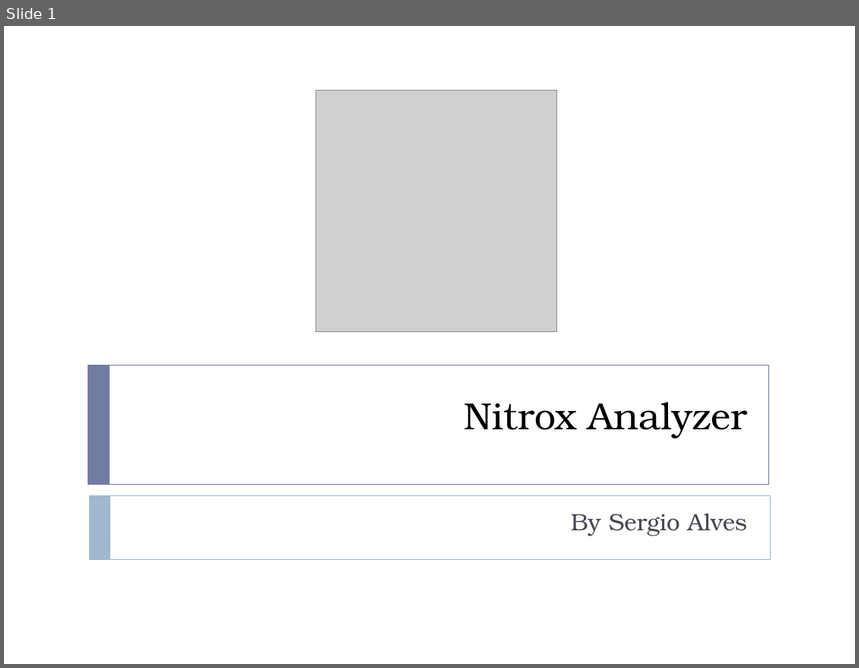
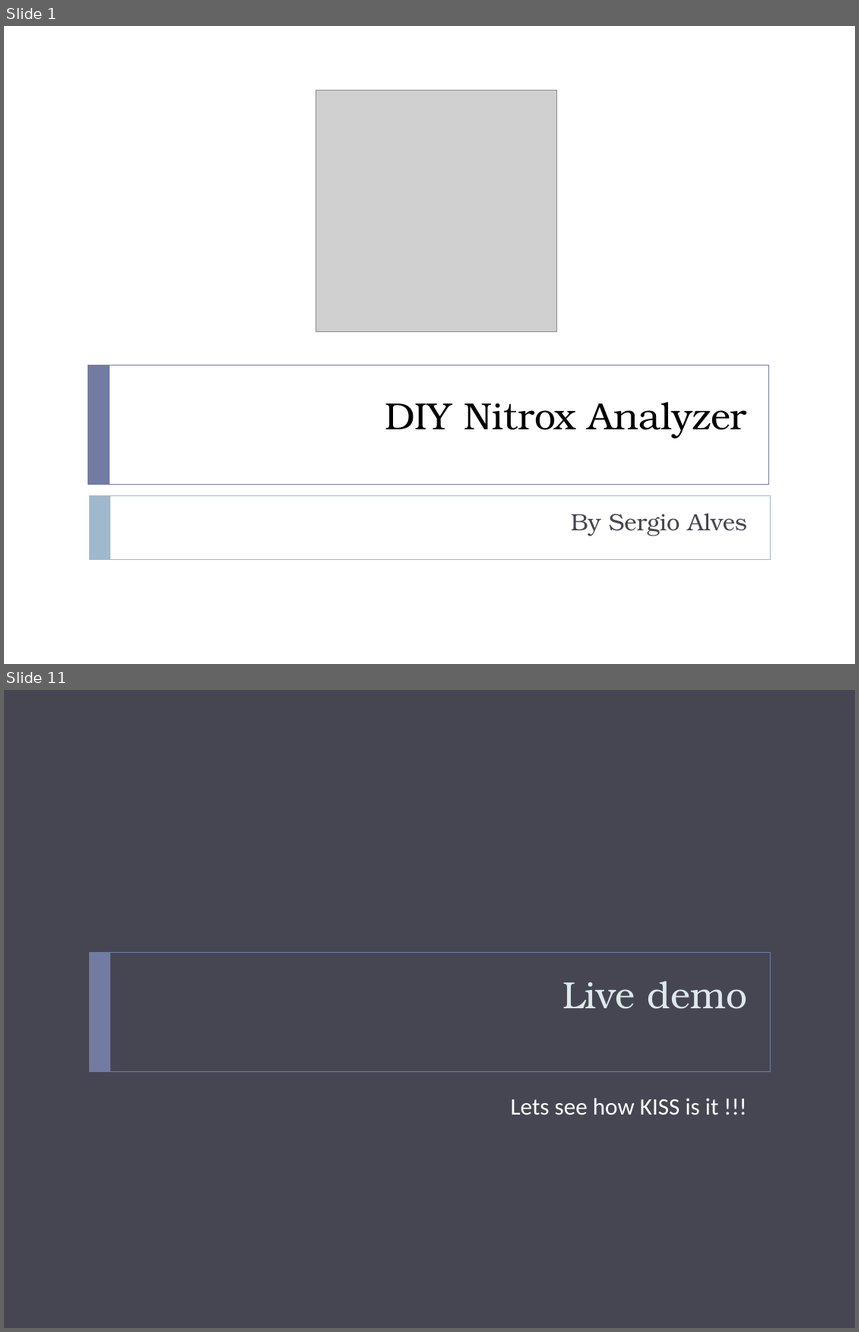
Before and after one commit to sergio-alves/NitroxAnalyzer, a slide deck: docs/nitrox-analyzer.pptx. Shown one above the other, each under a label of ours: slide 1 before the commit, slides 1 and 11 after it; the slides between them are not shown. The pictures are 859x668 and 859x1332 pixels, drawn with LibreOffice and Linux fonts; fonts in the diff are those of the drawing; grey boxes stand for pictures. Boxes give left, top, right and bottom in pixels: in the first picture for what was removed or moved away, otherwise in the second. Text is boxed around its words. In the diff, an @@ line names an element or a change of style, - is before the commit and + after.

```diff
--- a/docs/nitrox-analyzer.pptx
+++ b/docs/nitrox-analyzer.pptx
@@ slide 11 added at box(4, 690, 855, 1328), background #464653 @@
@@ rectangle added at box(89, 952, 770, 1072), outline #727CA3 0.5 pt @@
@@ rectangle added at box(89, 952, 110, 1072), fill #727CA3 @@
@@ title added at box(563, 981, 747, 1009), 32 pt, text #DDE9EC @@
+Live demo
@@ text added at box(511, 1098, 719, 1115), 20 pt, text #FFFFFF @@
+Lets see how KISS is it !!!
@@ slide 1 changed as well @@
@@ title at box(385, 402, 747, 439): text changed @@
-Nitrox Analyzer
+DIY Nitrox Analyzer
```
Also in this commit, not shown: 9 other slides added, 2 slides removed, 1 other file.
